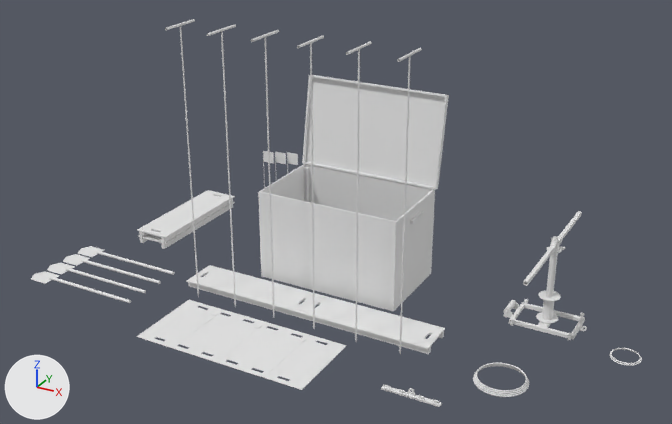
What one commit did to the glTF model media/model.glb.
Camera for both pictures: a camera (50 mm lens) standing at (4.55, -8.53, 5.08) and looking at (0.21, -0.63, 1.13). Lighting does not change. The marker at lower left points along +X, +Y and +Z. The first picture is the older version. Where no turn or scale is listed for an object, it has been applied to the vertices. Vertices at exactly the same position are counted once.
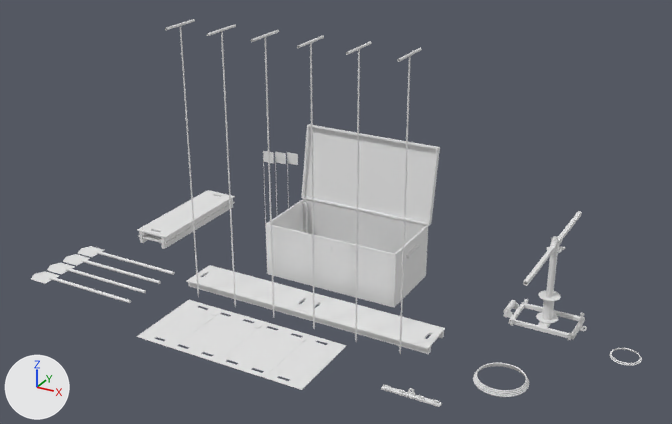
What the commit changed:
me_mesh_0 has 27230 vertices, 56270 faces and spans x -3.28..3.41, y -2.2..1.1, z -0.2..3.08.
me_mesh_0 is used by ob_mesh_0; location (0.0, 0.0, 0.0).
me_mesh_0 part 1: the loose piece of 16 vertices spanning x -0.87..0.87, y 0.48..0.73, z 1.1..2.16 is scaled about its middle by (0.965, 0.861, 0.847), then moved by (0.0, -0.09, -0.5).
me_mesh_0 part 2: the loose piece of 8 vertices spanning x -0.04..0.04, y -0.51, z 0.98..1.05 is moved by (0.0, 0.08, -0.42).
me_mesh_0 part 3: 80 of 27230 vertices moved; they spanned x -0.88..0.88, y -0.51..0.51, z 0.0..1.11 and now span x -0.85..0.85, y -0.43..0.43, z 0.0..0.69; mean shift (0.0, 0.0, -0.25); largest move (-0.83, 0.45, 1.08) -> (-0.8, 0.37, 0.65).

What differs and where, as boxes (x1, y1, x2, y2) in the pictures (672 x 424 px; the box of a moved part takes in the faces that stretch with it):
part 1 of me_mesh_0, moved or reshaped: before (302, 75, 449, 190); after (301, 124, 440, 226)
part 2 of me_mesh_0, moved or reshaped: before (321, 211, 328, 218); after (325, 243, 332, 251)
part 3 of me_mesh_0, moved or reshaped: before (258, 164, 435, 312); after (266, 199, 428, 307)
